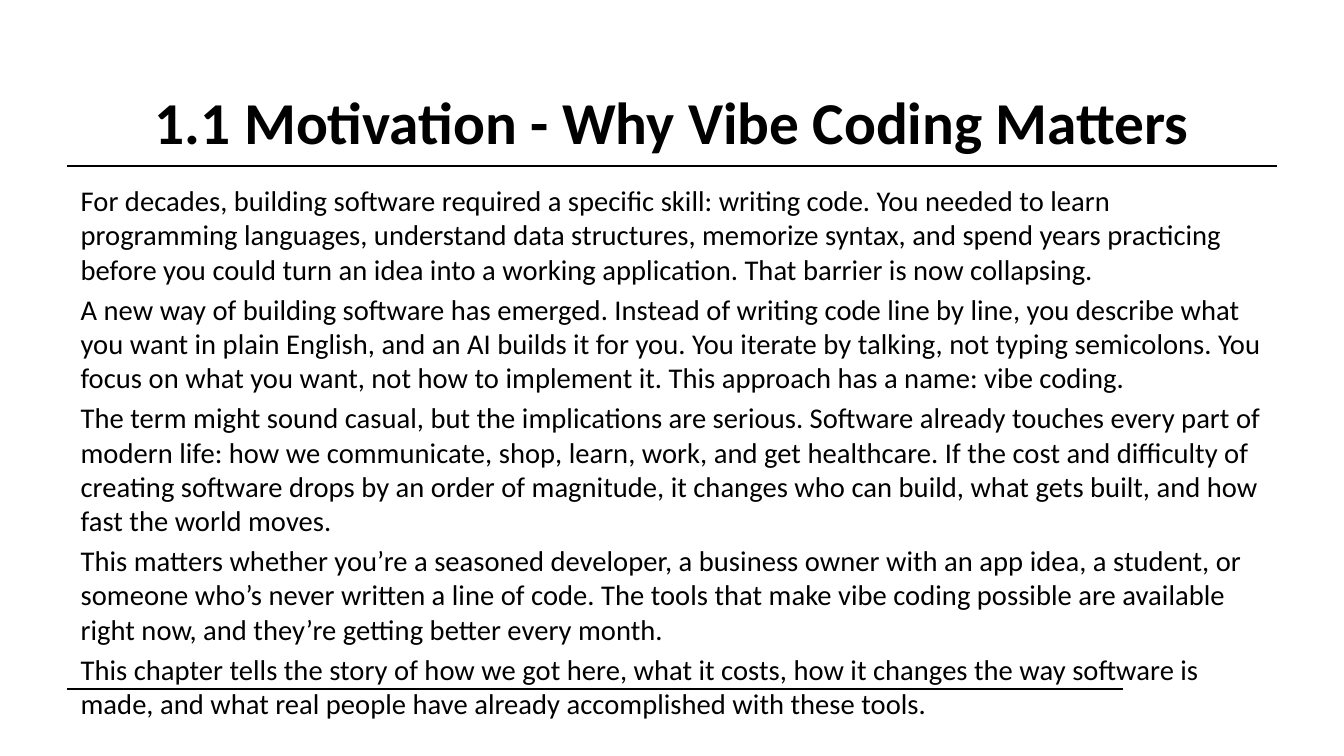
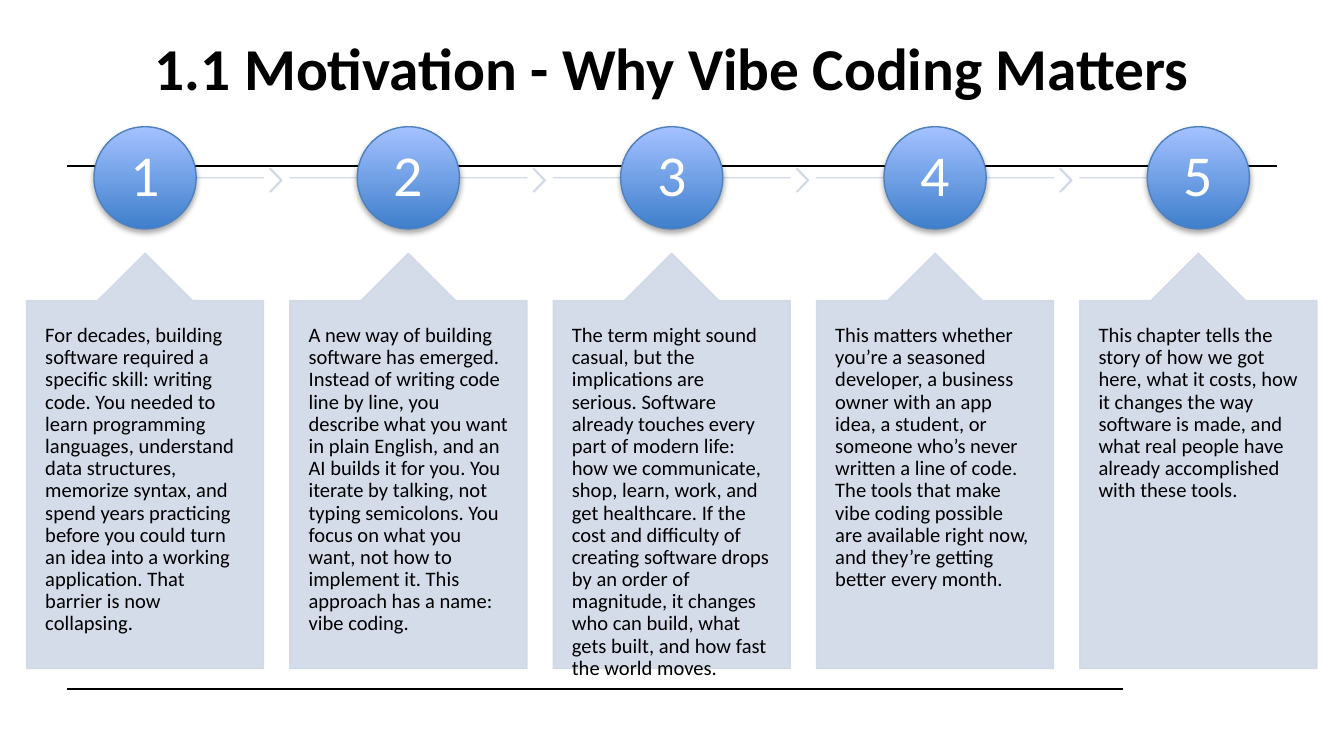
Before and after one commit to ralphke/Agentic-Coding, a slide deck: slide 2 of build/vibe-to-live-deck.pptx. Drawn at 1344x756 pixels with LibreOffice and Linux fonts; fonts in the diff are those of the drawing; background and template pictures are left out. Boxes give left, top, right and bottom in pixels: in the first picture for what was removed or moved away, otherwise in the second. Text is boxed around its words. In the diff, an @@ line names an element or a change of style, - is before the commit and + after.

```diff
--- a/build/vibe-to-live-deck.pptx
+++ b/build/vibe-to-live-deck.pptx
@@ title "1.1 Motivation - Why Vibe ...": place and size @@
-title "1.1 Motivation - Why Vibe ..." at box(155, 102, 1189, 154)
+title "1.1 Motivation - Why Vibe ..." at box(155, 48, 1189, 100)
@@ text removed at box(81, 191, 1260, 685) @@
-For decades, building software required a specific skill: writing code. You needed to learn programming languages, understand data structures, memorize syntax, and spend years practicing before you could turn an idea into a working application. That barrier is now collapsing.
-A new way of building software has emerged. Instead of writing code line by line, you describe what you want in plain English, and an AI builds it for you. You iterate by talking, not typing semicolons. You focus on what you want, not how to implement it. This approach has a name: vibe coding.
-The term might sound casual, but the implications are serious. Software already touches every part of modern life: how we communicate, shop, learn, work, and get healthcare. If the cost and difficulty of creating software drops by an order of magnitude, it changes who can build, what gets built, and how fast the world moves.
-This matters whether you’re a seasoned developer, a business owner with an app idea, a student, or someone who’s never written a line of code. The tools that make vibe coding possible are available right now, and they’re getting better every month.
-This chapter tells the story of how we got here, what it costs, how it changes the way software is made, and what real people have already accomplished with these tools.
@@ group added at box(27, 126, 1316, 681): 10 texts, 5 rectangles, 5 ellipses, 5 up arrow callouts, 4 chevrons @@
+1
+For decades, building software required a specific skill: writing code. You needed to learn programming languages, understand data structures, memorize syntax, and spend years practicing before you could turn an idea into a working application. That barrier is now collapsing.
+2
+A new way of building software has emerged. Instead of writing code line by line, you describe what you want in plain English, and an AI builds it for you. You iterate by talking, not typing semicolons. You focus on what you want, not how to implement it. This approach has a name: vibe coding.
+3
+The term might sound casual, but the implications are serious. Software already touches every part of modern life: how we communicate, shop, learn, work, and get healthcare. If the cost and difficulty of creating software drops by an order of magnitude, it changes who can build, what gets built, and how fast the world moves.
+4
+This matters whether you’re a seasoned developer, a business owner with an app idea, a student, or someone who’s never written a line of code. The tools that make vibe coding possible are available right now, and they’re getting better every month.
+5
+This chapter tells the story of how we got here, what it costs, how it changes the way software is made, and what real people have already accomplished with these tools.
```
Also in this commit, not shown: 8 other files.
